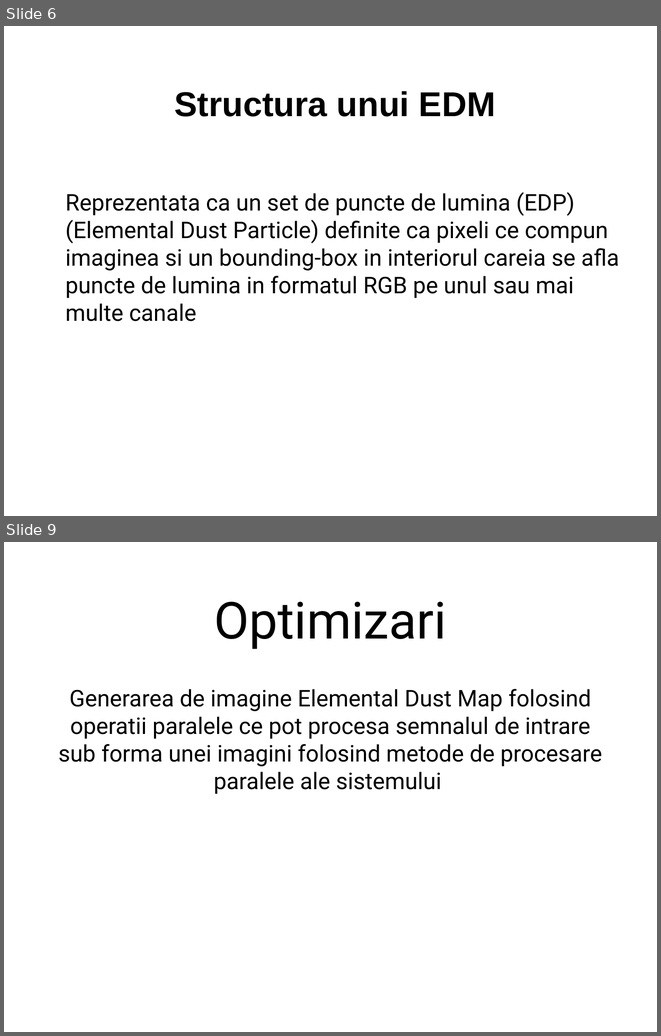
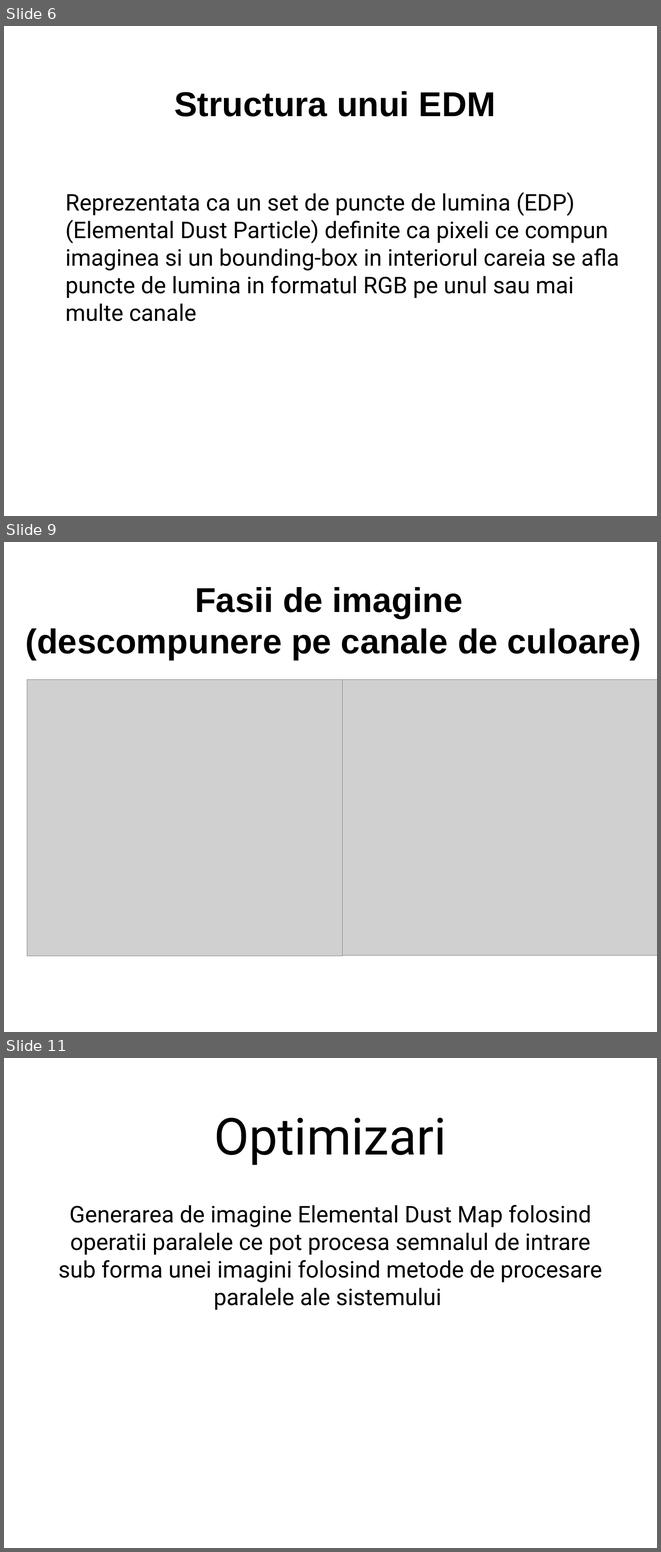
Before and after one commit to Cristof17/Elemental-Dust-Map, a slide deck: presentation/Cristofor_Rotsching_AAC2_Harta_particule_elementare.pptx. Shown one above the other, each under a label of ours: slides 6 and 9 before the commit, slides 6, 9 and 11 after it; the slides between them are not shown. The pictures are 661x1036 and 661x1552 pixels, drawn with LibreOffice and Linux fonts; fonts in the diff are those of the drawing; grey boxes stand for pictures; background and template pictures are left out. Boxes give left, top, right and bottom in pixels: in the first picture for what was removed or moved away, otherwise in the second. Text is boxed around its words. In the diff, an @@ line names an element or a change of style, - is before the commit and + after.

Commit message:
am modificat prezentarea pentru a reprezenta fasiile de imagine sub forma unui semnal grafic si tipul de functie de procesare

```diff
--- a/presentation/Cristofor_Rotsching_AAC2_Harta_particule_elementare.pptx
+++ b/presentation/Cristofor_Rotsching_AAC2_Harta_particule_elementare.pptx
@@ slide 9 added at <box>4,542,657,1032</box>, background #FFFFFF @@
@@ text added at <box>26,587,642,660</box>, 54 pt, text #000000, bold @@
+Fasii de imagine
+(descompunere pe canale de culoare)
@@ picture added at <box>27,680,343,956</box> @@
@@ picture added at <box>343,679,657,955</box> @@
@@ what was slide 9 is now slide 11 @@
```
Also in this commit, not shown: 2 slides changed, 1 other slide added, 7 other files.
